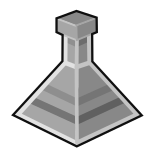
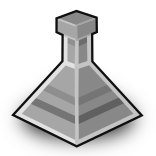
Two versions of the same layered image (156 x 156). Layer-by-layer changes:
"Layer": opacity 100% → 89%, painted on it over [3, 71, 153, 156]
